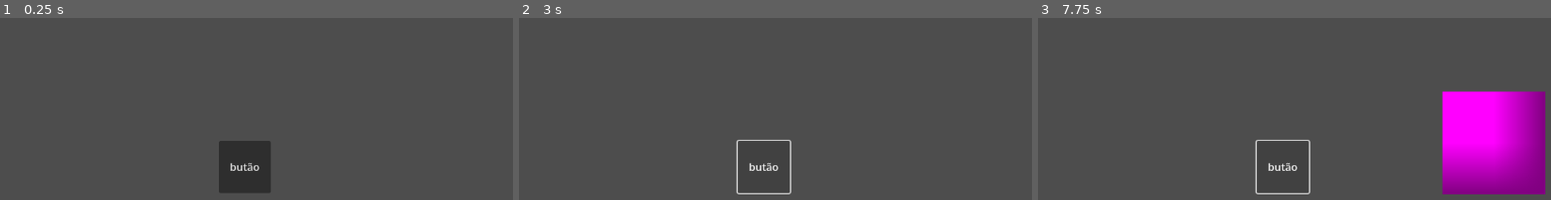
Above: before the commit, frames 1-3 (left to right).
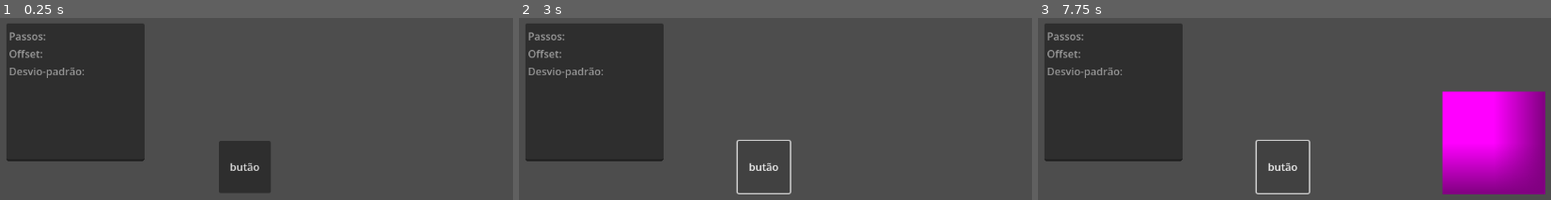
Above: after the commit, the same moments.

Repository: Gus-Kruz/projeto-bixarada
Game: Godot game, scene res://menu/calibracao.tscn
Same seed, same stepped clock (60 frames per second), same inputs: the game is played once before the commit and once after it. The project has no main scene, so this scene is started directly. Sound files missing from this copy of the repository are replaced by a short silence.
Inputs:
- Up to frame 1 (0.25 s): no input
- Up to frame 2 (3 s): click "butão" at 0.5 s; click "butão" at 1.25 s; click "butão" at 2 s; tap Enter at 2.75 s; tap Up (cima2) at 2.85 s
- Up to frame 3 (7.75 s): tap Space at 3.5, 5, 6.5 s; tap Up (cima2) every 0.75 s from 3.6 to 7.35 s; tap Enter at 4.25, 5.75 s

The runs differ from the first frame. In frame 1, 20% of the frame differs, in the area x 1-29%, y 3-79%; in frame 2, 20%; in frame 3, 20%.

Commit message:
toquezinho e erro na acumulação da média

Diff:
--- a/menu/calibracao.tscn
+++ b/menu/calibracao.tscn
@@ -1,6 +1,7 @@
 [gd_scene format=3 uid="uid://betx1c22sjjdh"]
 
 [ext_resource type="Script" uid="uid://q26b3tl4cc17" path="res://scripts/calibracao.gd" id="1_0ge7o"]
+[ext_resource type="AudioStream" uid="uid://d2loyjgu7xtsw" path="res://recursos/musica-sfx/beat_calibracao.wav" id="2_dyd77"]
 
 [sub_resource type="PlaceholderTexture2D" id="PlaceholderTexture2D_0ge7o"]
 
@@ -22,5 +23,18 @@
 
 [node name="Timer" type="Timer" parent="." unique_id=742412040]
 
+[node name="AudioStreamPlayer" type="AudioStreamPlayer" parent="." unique_id=636313716]
+stream = ExtResource("2_dyd77")
+
+[node name="TextEdit" type="TextEdit" parent="." unique_id=1529654379]
+offset_left = 102.0
+offset_top = 53.0
+offset_right = 314.0
+offset_bottom = 265.0
+placeholder_text = "Passos:
+Offset:
+Desvio-padrão:"
+
 [connection signal="pressed" from="Button" to="." method="_on_pressed"]
 [connection signal="timeout" from="Timer" to="." method="_on_timer_timeout"]
+[connection signal="finished" from="AudioStreamPlayer" to="." method="_on_audio_stream_player_finished"]
--- a/scripts/calibracao.gd
+++ b/scripts/calibracao.gd
@@ -1,25 +1,56 @@
 extends Node
 
 var timerTimes: Array;
-var clickTimes: Array;
+var downTimes: Array;
+var diffTimes: Array;
 
 # Called when the node enters the scene tree for the first time.
 var timer;
+var audio;
 var sprite;
+var text;
 func _ready() -> void:
 	timer = $Timer;
+	audio = $AudioStreamPlayer;
 	sprite = $Sprite2D;
+	text = $TextEdit;
 
-# Called every frame. 'delta' is the elapsed time since the previous frame.
+func update_text() -> void:
+	var sum = float(diffTimes.reduce(func(accum, num): return accum+num));
+	var mean = sum/len(diffTimes);
+
+	var stdDev = (diffTimes.reduce(func(accum, num): return accum+(num-mean)**2))/len(diffTimes);
+
+	text.set_line(0, 'Offset: {0}ms\nStdDev: {1}ms'.format([snapped(mean/1000, 0.01), snapped(stdDev/1000, 0.01)]));
+
+# Flag para restringir atualizações de diffTimes
+var updateFlag: bool = false;
 func _process(delta: float) -> void:
-	pass;
+	if Input.is_action_just_pressed("cima2"): downTimes.append(Time.get_ticks_usec());
+
+	if len(timerTimes) == len(downTimes) and updateFlag:
+		diffTimes.append(downTimes[-1]-timerTimes[-1]);
+		updateFlag = false;
+
+		update_text();
+
+func show_block() -> void:
+	sprite.visible = true;
+	await get_tree().create_timer(0.2).timeout;
+	sprite.visible = false;
 
 func _on_pressed() -> void:
 	timer.start();
 
+	# Espera pois tick do áudio acontece antes de 1s
+	await get_tree().create_timer(0.21).timeout;
+	audio.play();
+
 func _on_timer_timeout() -> void:
-	sprite.visible = true;
+	show_block();
 	timerTimes.append(Time.get_ticks_usec());
-	print(timerTimes);
-	await get_tree().create_timer(0.2).timeout;
-	sprite.visible = false;
+	updateFlag = true;
+
+# Gambiarra pois audio loop forward não funciona?
+func _on_audio_stream_player_finished() -> void:
+	audio.play()
Not shown, added: recursos/musica-sfx/beat_calibracao.wav.import
Not shown, added: recursos/musica-sfx/beat_calibracao.wav
